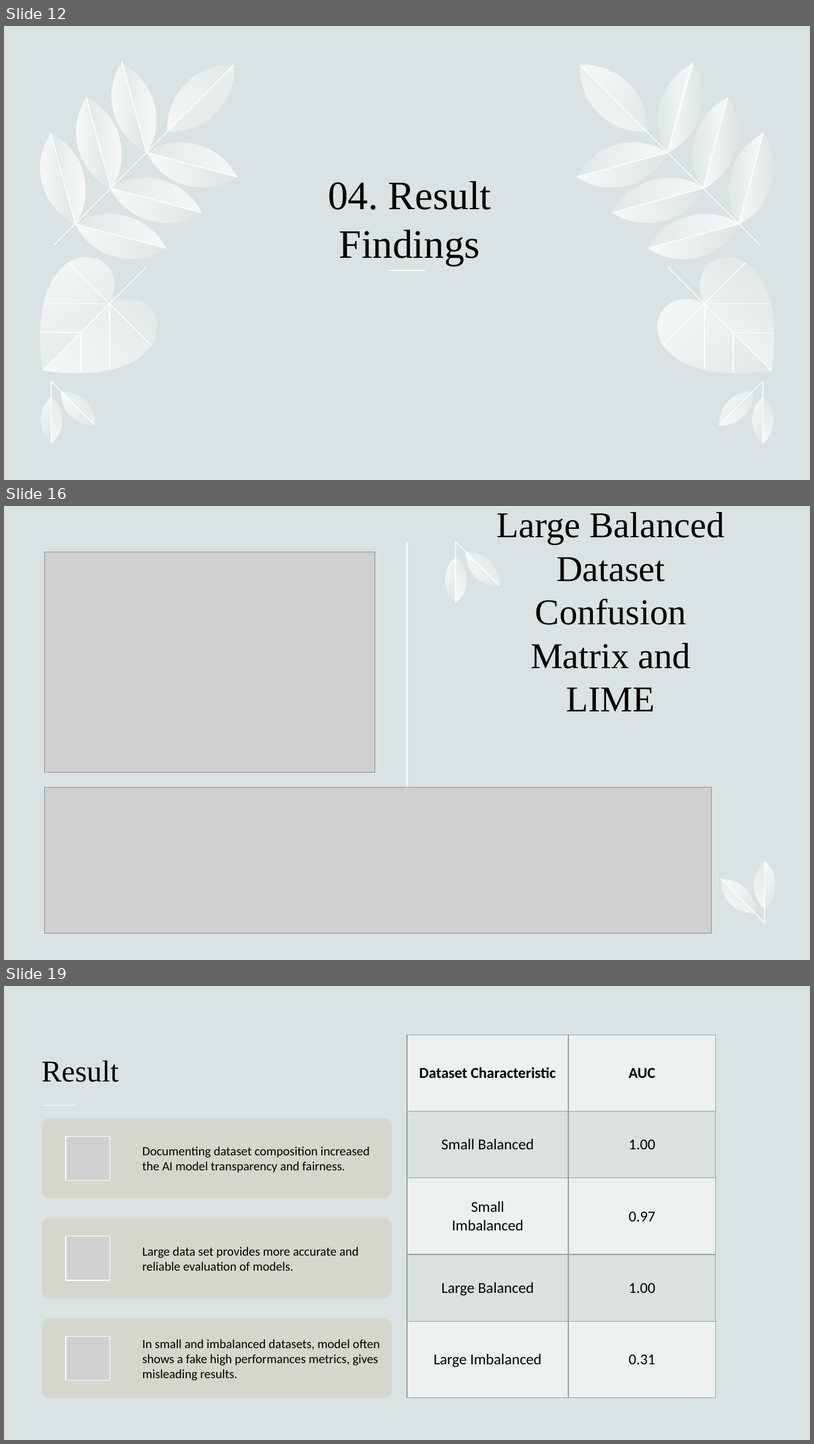
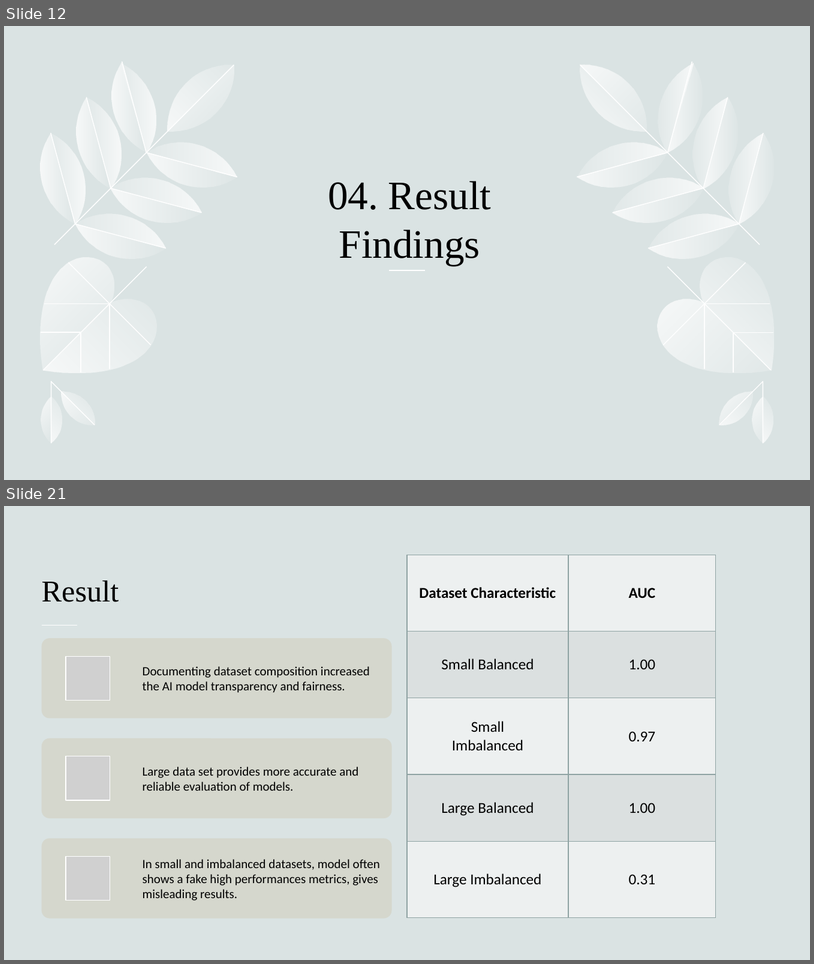
Before and after one commit to hennypurwadi/Imbalanced-or-Balanced-Dataset-Composition, a slide deck: 202370140_XAI_Presentation_1.pptx. Shown one above the other, each under a label of ours: slides 12, 16 and 19 before the commit, slides 12 and 21 after it; the slides between them are not shown. The pictures are 814x1444 and 814x964 pixels, drawn with LibreOffice and Linux fonts; fonts in the diff are those of the drawing; grey boxes stand for pictures. Boxes give left, top, right and bottom in pixels: in the first picture for what was removed or moved away, otherwise in the second. Text is boxed around its words. In the diff, an @@ line names an element or a change of style, - is before the commit and + after.

```diff
--- a/202370140_XAI_Presentation_1.pptx
+++ b/202370140_XAI_Presentation_1.pptx
@@ slide 16 removed at [4,506,810,960], background #DAE3E3; not listed: 1 template element that a slide beside it also shows @@
@@ rectangle removed at [4,506,810,960] @@
@@ title removed at [497,512,725,711] @@
-Large Balanced Dataset Confusion Matrix and LIME
@@ line removed from (408, 541) to (408, 924) @@
@@ group removed at [446,541,507,603]: 4 freeform shapes, 2 lines @@
@@ picture removed at [45,552,375,772] @@
@@ picture removed at [45,787,712,933] @@
@@ group removed at [714,861,776,923]: 4 freeform shapes, 2 lines @@
@@ what was slide 19 is now slide 21 @@
```
Also in this commit, not shown: 9 slides changed, 3 slides added, 1 other file.
